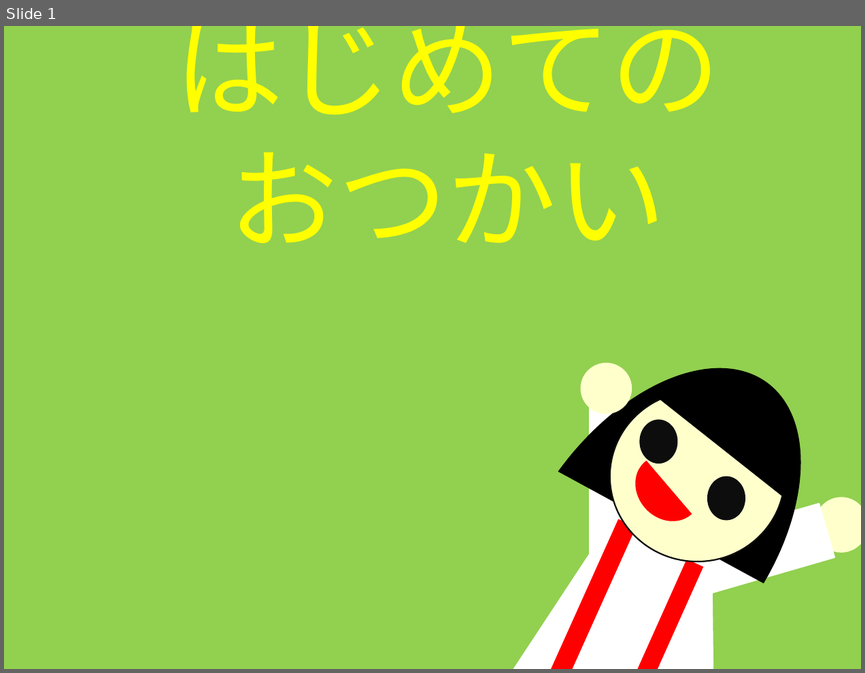
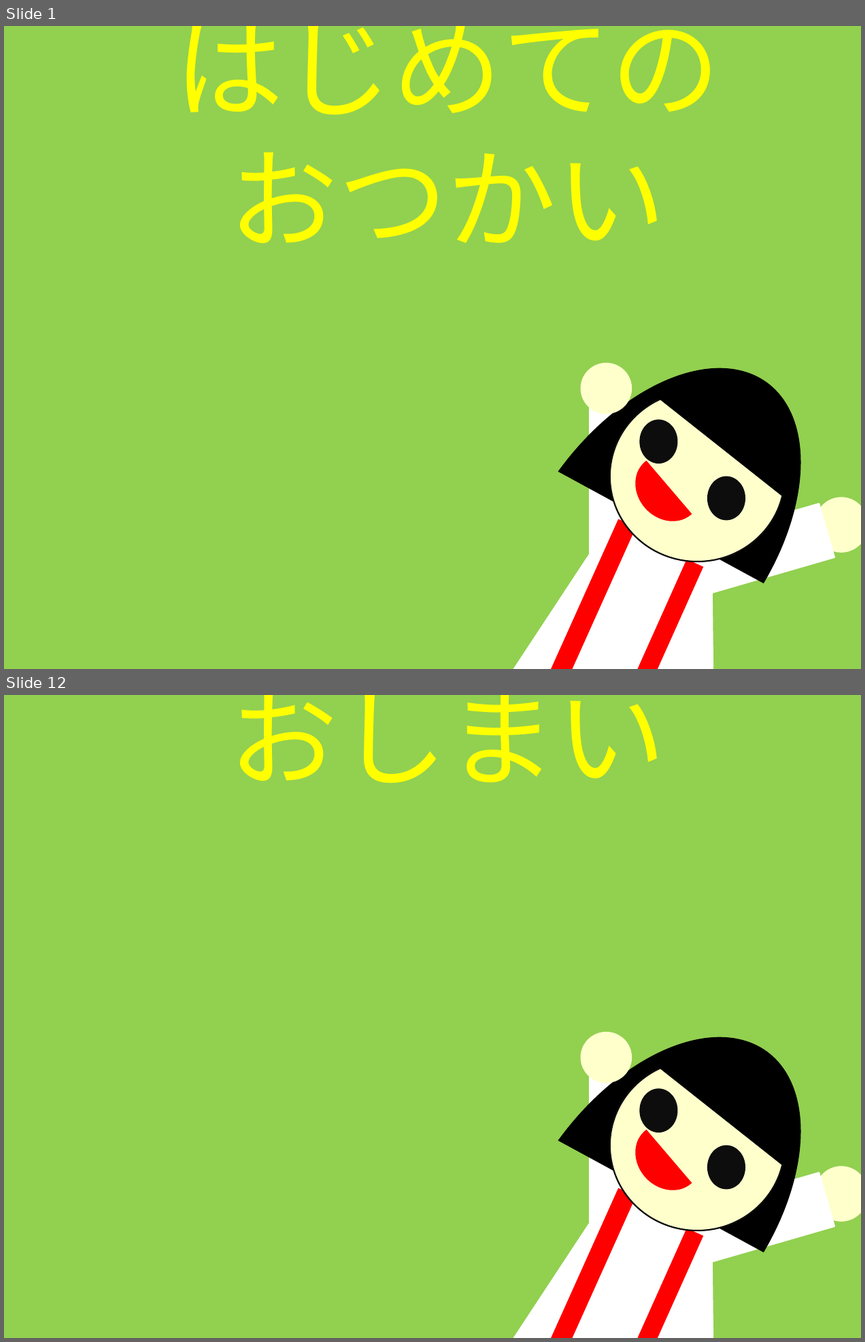
Before and after one commit to EdaHikari/OtsukaiGame, a slide deck: 新規 Microsoft PowerPoint Presentation.pptx. Shown one above the other, each under a label of ours: slide 1 before the commit, slides 1 and 12 after it; the slides between them are not shown. The pictures are 865x673 and 865x1342 pixels, drawn with LibreOffice and Linux fonts; fonts in the diff are those of the drawing. Boxes give left, top, right and bottom in pixels: in the first picture for what was removed or moved away, otherwise in the second. Text is boxed around its words. In the diff, an @@ line names an element or a change of style, - is before the commit and + after.

```diff
--- a/新規 Microsoft PowerPoint Presentation.pptx
+++ b/新規 Microsoft PowerPoint Presentation.pptx
@@ slide 12 added at [4,695,861,1338], background #92D050 @@
@@ text added at [228,695,666,783], 72 pt, text #FFFF00 @@
+おしまい
@@ group added at [443,983,861,1338]: 5 ellipses, 4 rectangles, 3 chord (boxed as its full ellipse)s, 1 trapezoid @@
```
Also in this commit, not shown: 1 slide changed, 9 other slides added, 46 other files.
